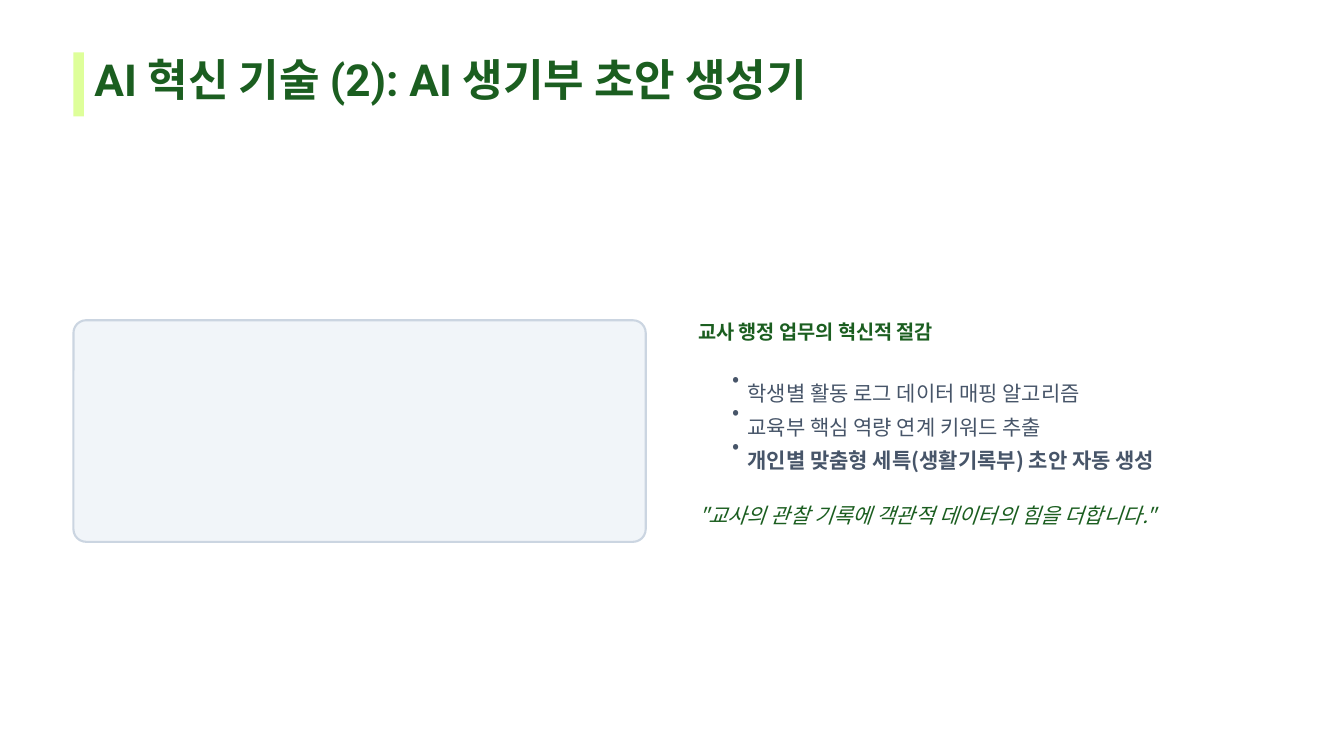
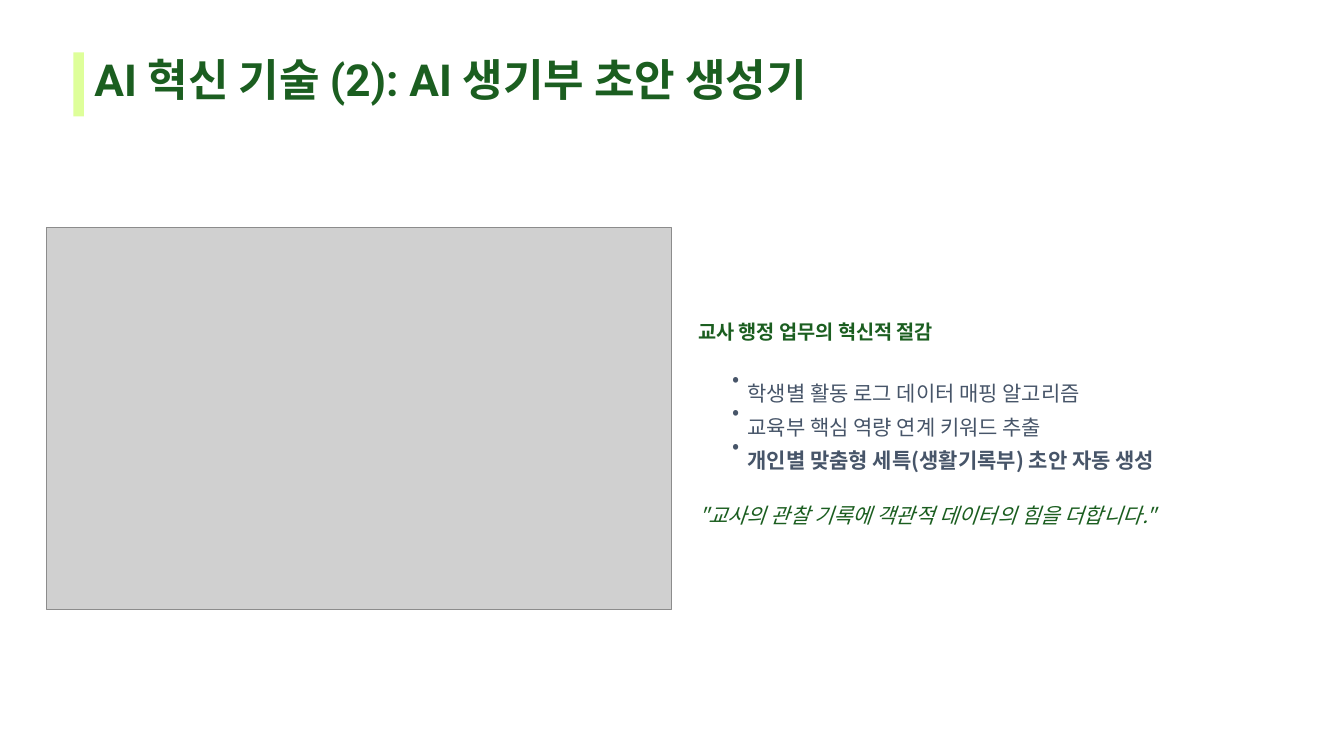
Before and after one commit to ses5848-commits/netzero, a slide deck: slide 9 of 넷제로 데이터 랩.pptx. Drawn at 1344x756 pixels with LibreOffice and Linux fonts; fonts in the diff are those of the drawing; grey boxes stand for pictures; background and template pictures are left out. Boxes give left, top, right and bottom in pixels: in the first picture for what was removed or moved away, otherwise in the second. Text is boxed around its words. In the diff, an @@ line names an element or a change of style, - is before the commit and + after.

```diff
--- a/넷제로 데이터 랩.pptx
+++ b/넷제로 데이터 랩.pptx
@@ picture added at [46,228,673,610] @@
@@ rounded rectangle removed at [74,321,646,542] @@
```
Also in this commit, not shown: 4 other slides changed, 1 other file.
